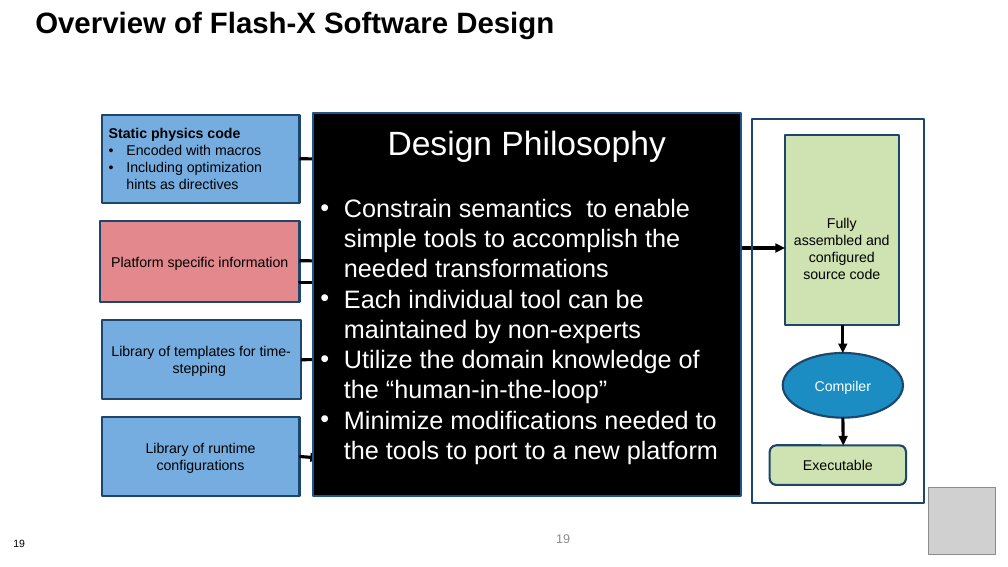
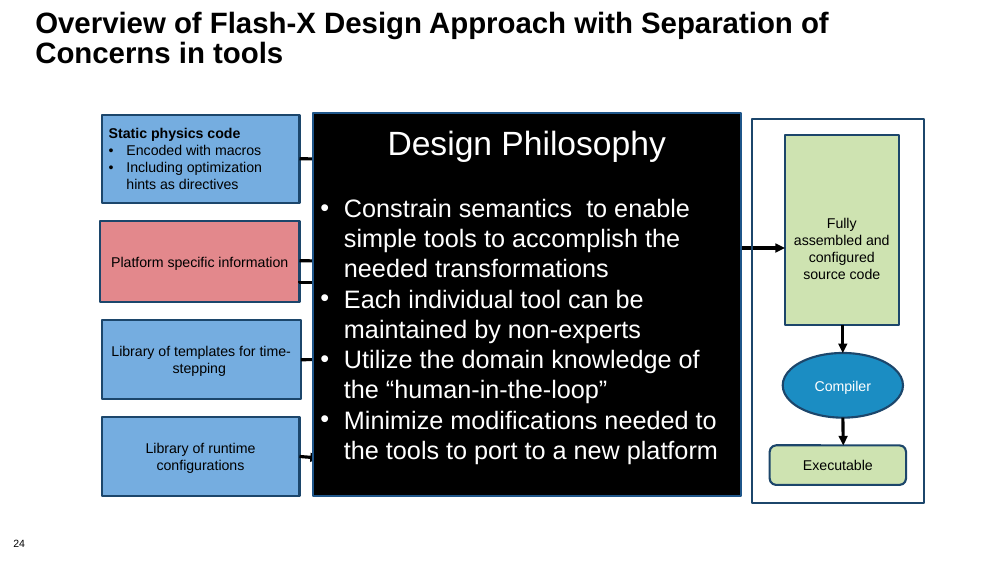
Before and after one commit to bssw-tutorial/presentations, a slide deck: slide 24 of design-a.pptx (slide 19 before the commit). Drawn at 1008x567 pixels with LibreOffice and Linux fonts; fonts in the diff are those of the drawing; grey boxes stand for pictures; background and template pictures are left out. Boxes give left, top, right and bottom in pixels: in the first picture for what was removed or moved away, otherwise in the second. Text is boxed around its words. In the diff, an @@ line names an element or a change of style, - is before the commit and + after.

```diff
--- a/design-a.pptx
+++ b/design-a.pptx
@@ text at (35, 11, 829, 64): text changed @@
-Overview of Flash-X Software Design
+Overview of Flash-X Design Approach with Separation of Concerns in tools
@@ picture removed at (928, 487, 995, 554) @@
@@ page number at (13, 539, 25, 547): text changed @@
-19
+24
@@ page number removed at (556, 534, 570, 543) @@
-19
```
Also in this commit, not shown: 4 other slides changed, 5 slides added, 1 other file.
